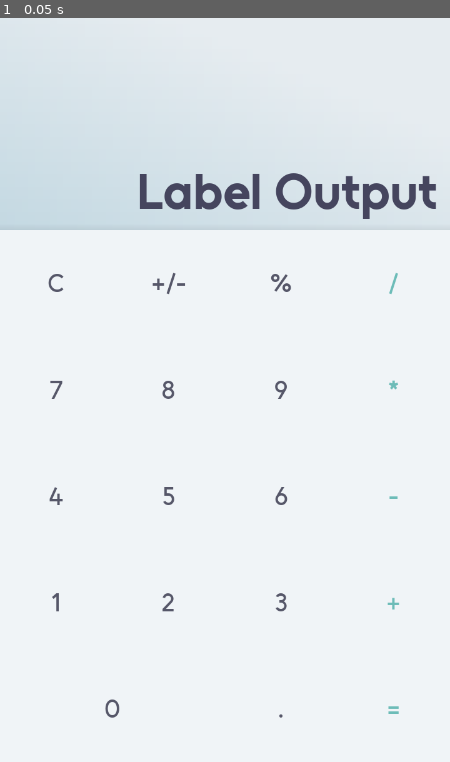
Above: before the commit, frame 1.
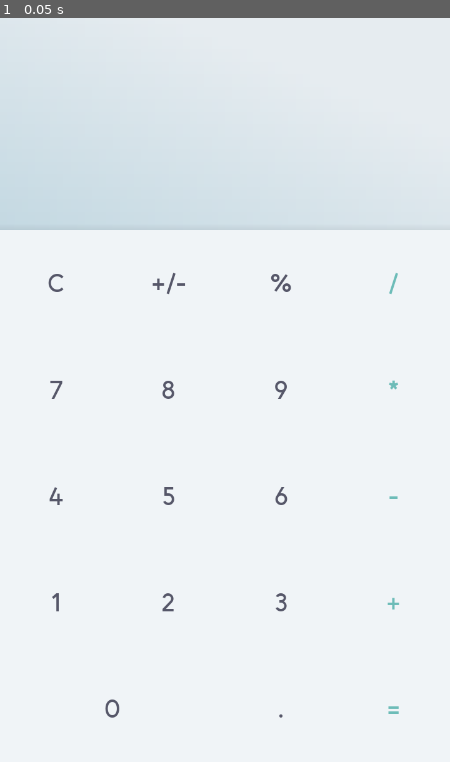
Above: after the commit, the same moment.

Repository: Discordanian/godot-templates
Game: Godot game, scene res://scenes/calculator.tscn
Two runs of this game, one before a commit and one after it. Both use one fixed random seed, a clock stepped at 60 frames per second and the inputs below.
Inputs:
- Up to frame 1 (0.05 s): no input

The runs differ from the first frame. In frame 1, 1.5% of the frame differs, in the area x 31-97%, y 20-28%.

Commit message:
Wiring buttons

Diff:
--- a/starter-godot-apps/Calculator/scenes/calculator.tscn
+++ b/starter-godot-apps/Calculator/scenes/calculator.tscn
@@ -33,7 +33,7 @@
 layout_mode = 2
 size_flags_vertical = 10
 
-[node name="Label" type="Label" parent="VBoxContainer/MarginContainer" unique_id=2104682742]
+[node name="ResultLabel" type="Label" parent="VBoxContainer/MarginContainer" unique_id=2104682742]
 layout_mode = 2
 text = "Label Output"
 horizontal_alignment = 2
--- a/starter-godot-apps/Calculator/scripts/calculator.gd
+++ b/starter-godot-apps/Calculator/scripts/calculator.gd
@@ -1,15 +1,20 @@
 extends Control
 
+@onready var label = $VBoxContainer/MarginContainer/ResultLabel
 
 # Called when the node enters the scene tree for the first time.
 func _ready() -> void:
-	pass # Replace with function body.
-
-
+	label.text = ""
+	for button in $VBoxContainer/PanelContainer/GridContainer.get_children():
+		if button is Button:
+			button.connect('pressed', button_pressed.bind(button.text))
+	%ZeroButton.connect('pressed', button_pressed.bind("0"))
 # Called every frame. 'delta' is the elapsed time since the previous frame.
 func _process(_delta: float) -> void:
 	pass
 
+func button_pressed(text: String):
+	print("button pressed %s" % text)
 
 func _on_zero_button_resized() -> void:
 	@warning_ignore("integer_division")
